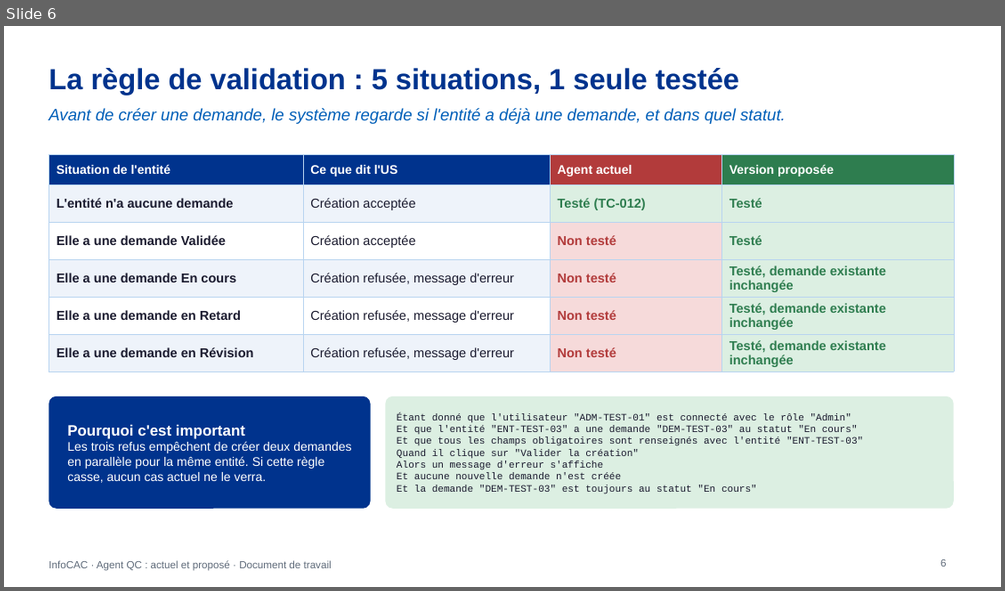
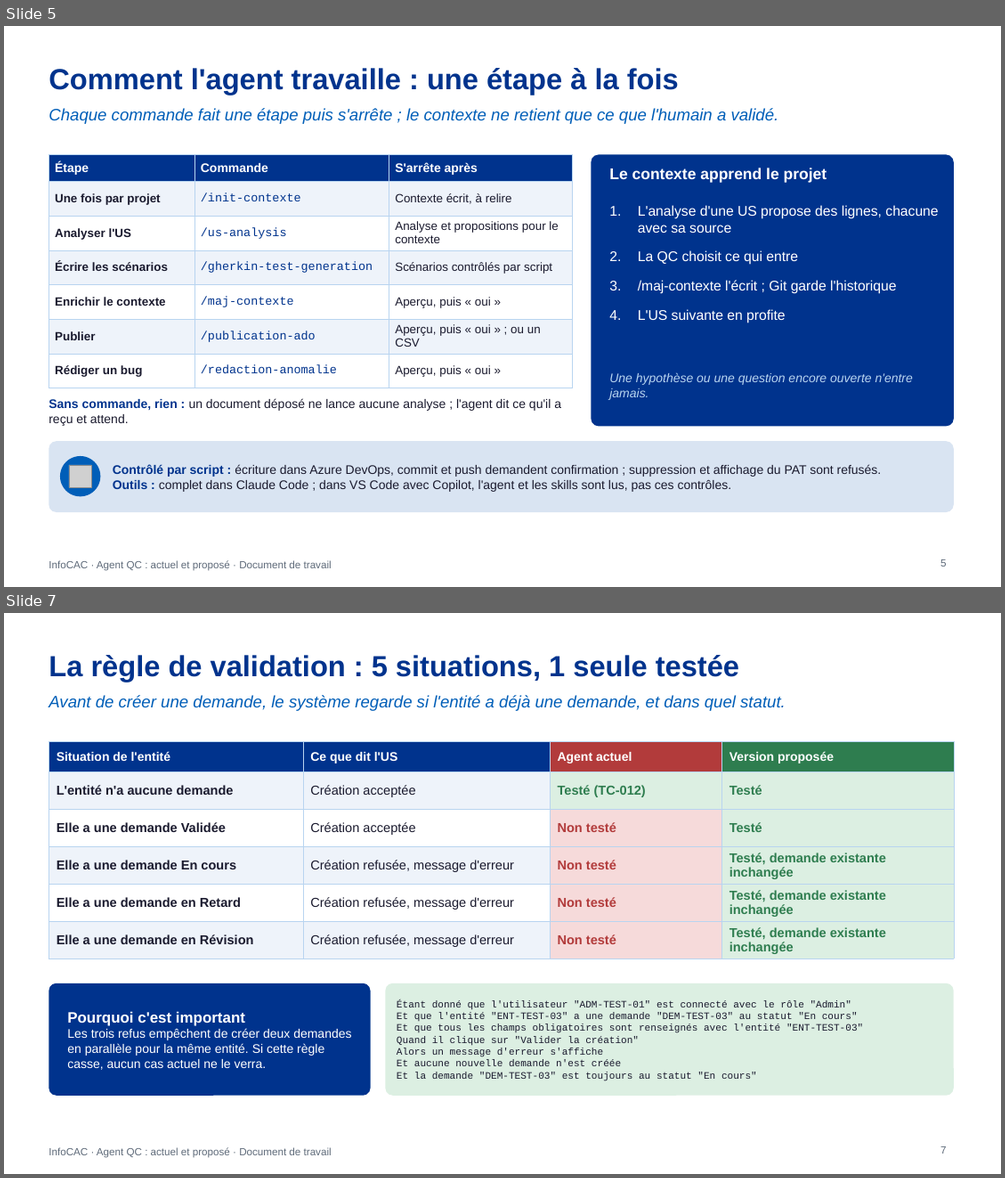
Before and after one commit to DauraRady/Travaux-QA, a slide deck: doc/Agent-QC-actuel-vs-propose.pptx. Shown one above the other, each under a label of ours: slide 6 before the commit, slides 5 and 7 after it; the slides between them are not shown. The pictures are 1005x591 and 1005x1178 pixels, drawn with LibreOffice and Linux fonts; fonts in the diff are those of the drawing; grey boxes stand for pictures. Boxes give left, top, right and bottom in pixels: in the first picture for what was removed or moved away, otherwise in the second. Text is boxed around its words. In the diff, an @@ line names an element or a change of style, - is before the commit and + after.

```diff
--- a/doc/Agent-QC-actuel-vs-propose.pptx
+++ b/doc/Agent-QC-actuel-vs-propose.pptx
@@ slide 5 added at <box>4,26,1001,587</box>, background #FFFFFF; not listed: 1 template element that a slide beside it also shows @@
@@ title added at <box>48,68,679,95</box>, 28 pt, text #00338D, bold @@
+Comment l'agent travaille : une étape à la fois
@@ text added at <box>48,108,779,124</box>, 16 pt, text #005EB8, italic @@
+Chaque commande fait une étape puis s'arrête ; le contexte ne retient que ce que l'humain a validé.
@@ table added at <box>48,155,573,380</box>, 7 rows, 3 columns @@
+Étape | Commande | S'arrête après
+Une fois par projet | /init-contexte | Contexte écrit, à relire
+Analyser l'US | /us-analysis | Analyse et propositions pour le contexte
+Écrire les scénarios | /gherkin-test-generation | Scénarios contrôlés par script
+Enrichir le contexte | /maj-contexte | Aperçu, puis « oui »
+Publier | /publication-ado | Aperçu, puis « oui » ; ou un CSV
+Rédiger un bug | /redaction-anomalie | Aperçu, puis « oui »
@@ rounded rectangle added at <box>591,155,954,426</box>, fill #00338D @@
@@ text added at <box>609,168,827,183</box>, 15 pt, text #FFFFFF, bold @@
+Le contexte apprend le projet
@@ text added at <box>638,205,938,323</box>, 13.5 pt, text #FFFFFF @@
+1. L'analyse d'une US propose des lignes, chacune avec sa source
+2. La QC choisit ce qui entre
+3. /maj-contexte l'écrit ; Git garde l'historique
+4. L'US suivante en profite
@@ text added at <box>609,372,913,400</box>, 12 pt, text #B8D4F0, italic @@
+Une hypothèse ou une question encore ouverte n'entre jamais.
@@ text added at <box>48,398,561,426</box>, 12 pt, text #1A1A2E @@
+Sans commande, rien : un document déposé ne lance aucune analyse ; l'agent dit ce qu'il a reçu et attend.
@@ rounded rectangle added at <box>48,441,954,512</box>, fill #D9E4F2 @@
@@ ellipse added at <box>60,456,100,496</box>, fill #005EB8 @@
@@ picture added at <box>69,465,91,487</box> @@
@@ text added at <box>113,464,882,491</box>, 12 pt, text #1A1A2E @@
+Contrôlé par script : écriture dans Azure DevOps, commit et push demandent confirmation ; suppression et affichage du PAT sont refusés.
+Outils : complet dans Claude Code ; dans VS Code avec Copilot, l'agent et les skills sont lus, pas ces contrôles.
@@ page number added at <box>940,559,946,566</box>, 10 pt, text #5F6B7A @@
+5
@@ what was slide 6 is now slide 7 @@
@@ page number at <box>940,1146,946,1153</box>: text changed @@
-6
+7
```
Also in this commit, not shown: 4 slides changed, 3 other files.
